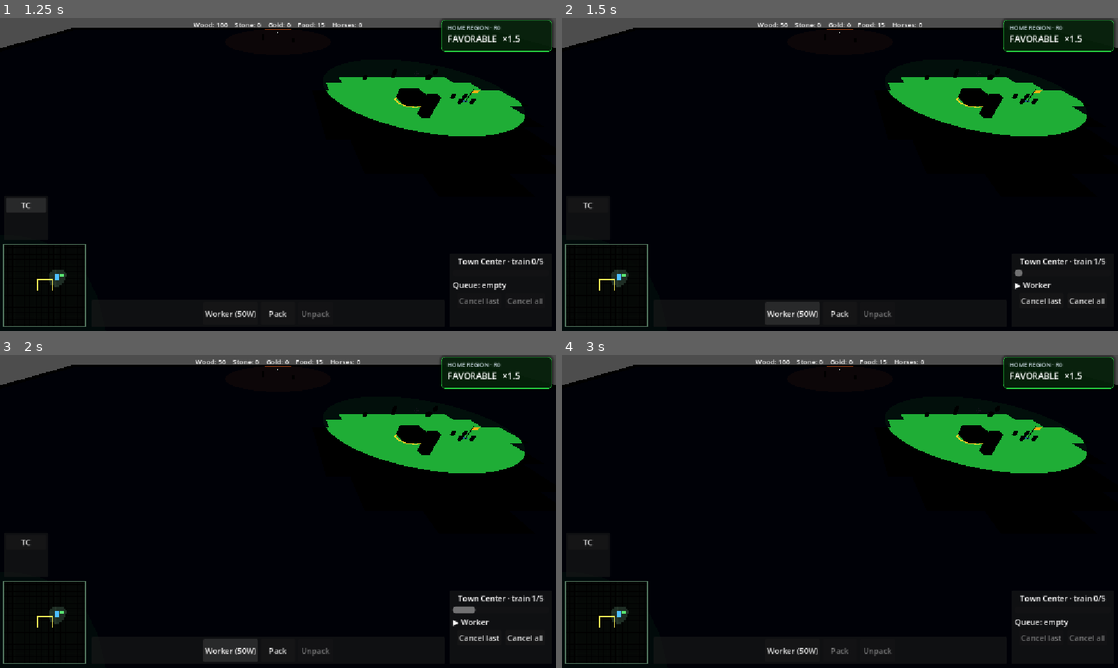
Above: before the commit, frames 1-4 (two rows, left to right).
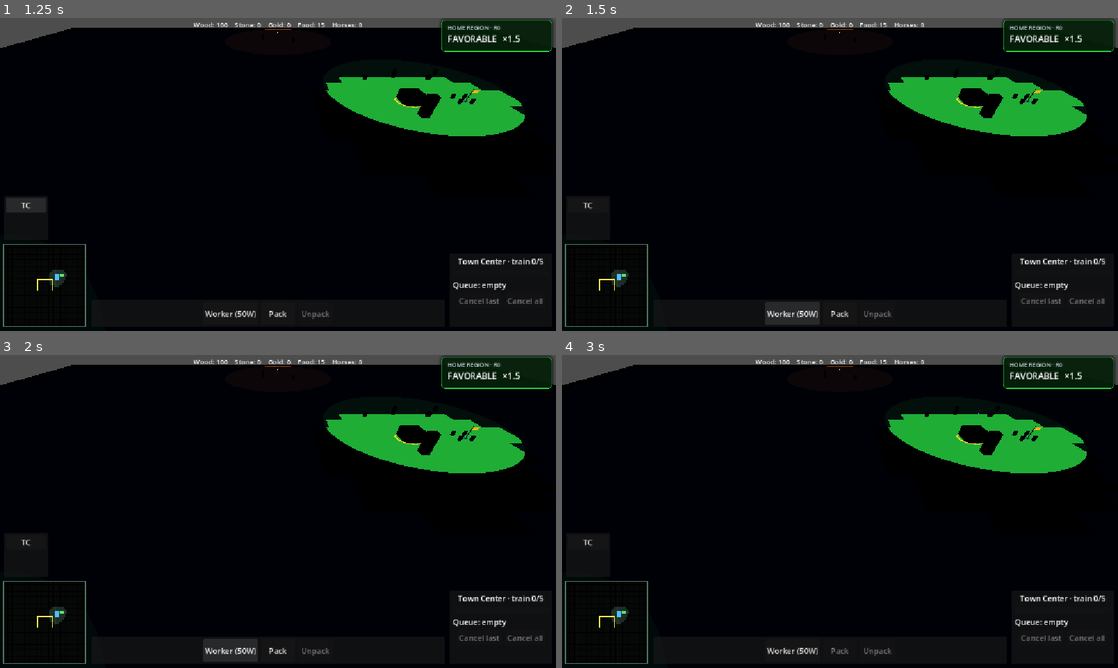
Above: after the commit, the same moments.

Repository: Ferrum-t/RTS-Game
Game: Godot game, scene res://Scenes/World/World.tscn
The game is run twice, just before and just after one commit, with the same random seed, the same clock (stepped at 60 frames per second) and the same inputs.
Inputs (mouse positions are in pixels of both pictures, inside the frame that each line leads up to):
- Up to frame 1 (1.25 s): click "TC" at 0.5 s
- Up to frame 2 (1.5 s): click "Worker (50W)" at 1.25 s
- Up to frame 3 (2 s): no input
- Up to frame 4 (3 s): click (1040, 636) at 2 s, where only the run before the commit has a clickable "Cancel last"; click "Pack" at 2.75 s

Frame 1 is identical in both runs. In frame 2, 0.5% of the frame differs, in the area x 34-98%, y 1-92%; in frame 3, 0.6%; in frame 4, less than 0.1%.

Commit message:
M21.1 TownCenter: worker food cost + queue refund

Diff:
--- a/Scripts/Buildings/TownCenter.gd
+++ b/Scripts/Buildings/TownCenter.gd
@@ -4,11 +4,13 @@
 
 ## Economy hub. Trains Workers only while DEPLOYED.
 ## M19.1: queue max 5, spend on enqueue, cancel last/all refund.
+## M21.1: Worker also costs Food; refund on cancel.
 
 const MAX_TRAIN_QUEUE := 5
 
 @export var worker_scene: PackedScene
 @export var worker_cost_wood: int = 50
+@export var worker_cost_food: int = 1
 @export var worker_train_time: float = 3.0
 
 var is_training: bool = false
@@ -17,23 +19,13 @@
 var _pending_scene: PackedScene = null
 var _pending_label: String = ""
 var _pending_cost_wood: int = 0
-## Waiting entries after current: {scene, time, label, cost_wood}
+var _pending_cost_food: int = 0
+## Waiting entries after current: {scene, time, label, cost_wood, cost_food}
 var _train_queue: Array = []
 
 
 func _ready() -> void:
-	is_lootable = true
-	loot_ratio = 0.5
-	if deployment_config == null:
-		deployment_config = DeploymentConfig.preset_town_center()
 	super()
-	add_to_group("Obstacle")
-	if worker_scene == null:
-		worker_scene = load("res://Scenes/Units/worker.tscn") as PackedScene
-	print("TownCenter ready at: ", global_position, " deployment=", deployment_state,
-		" pack=", pack_time, "s vuln=", vulnerability_multiplier)
-	if DebugFlags.BUILDING_HOTKEYS and OS.is_debug_build() and team_id == 0:
-		print("TownCenter debug keys: P=pack  M=move(8,0,5)  U=unpack")
 
 
 func _process(delta: float) -> void:
@@ -45,27 +37,7 @@
 
 
 func _unhandled_input(event: InputEvent) -> void:
-	if not DebugFlags.BUILDING_HOTKEYS:
-		return
-	if not OS.is_debug_build():
-		return
-	if team_id != 0:
-		return
-	if is_destroyed:
-		return
-	if not (event is InputEventKey and event.pressed and not event.echo):
-		return
-	var key := event as InputEventKey
-	match key.keycode:
-		KEY_P:
-			debug_pack()
-			get_viewport().set_input_as_handled()
-		KEY_M:
-			debug_move(Vector3(8.0, 0.0, 5.0))
-			get_viewport().set_input_as_handled()
-		KEY_U:
-			debug_unpack()
-			get_viewport().set_input_as_handled()
+	pass
 
 
 func get_train_pipeline_count() -> int:
@@ -79,12 +51,12 @@
 
 
 func get_queue_labels() -> Array:
-	var out: Array = []
+	var labels: Array = []
 	if is_training and _pending_label != "":
-		out.append(_pending_label)
+		labels.append(_pending_label)
 	for e in _train_queue:
-		out.append(str(e.get("label", "?")))
-	return out
+		labels.append(str(e.get("label", "?")))
+	return labels
 
 
 func try_train_worker() -> bool:
@@ -108,20 +80,27 @@
 	if rm == null:
 		return false
 
-	var cost: Dictionary = ResourceManager.make_cost(worker_cost_wood)
+	var cost: Dictionary = ResourceManager.make_cost(worker_cost_wood, 0, 0, worker_cost_food)
 	if not rm.spend(cost, team_id):
-		print("TownCenter: not enough wood for Worker (need ", worker_cost_wood, ") team=", team_id)
+		print(
+			"TownCenter: not enough resources for Worker (need W:",
+			worker_cost_wood, " F:", worker_cost_food, ") team=", team_id
+		)
 		return false
 
 	if not is_training:
-		_start_train(worker_scene, worker_train_time, "Worker", worker_cost_wood)
-		print("TownCenter: training Worker... (", worker_train_time, "s, cost ", worker_cost_wood, " wood)")
+		_start_train(worker_scene, worker_train_time, "Worker", worker_cost_wood, worker_cost_food)
+		print(
+			"TownCenter: training Worker... (", worker_train_time, "s, cost ",
+			worker_cost_wood, " wood + ", worker_cost_food, " food)"
+		)
 	else:
 		_train_queue.append({
 			"scene": worker_scene,
 			"time": worker_train_time,
 			"label": "Worker",
 			"cost_wood": worker_cost_wood,
+			"cost_food": worker_cost_food,
 		})
 		print("TownCenter: queued Worker (queue=", _train_queue.size(), " pipeline=", get_train_pipeline_count(), ")")
 	return true
@@ -130,12 +109,12 @@
 func cancel_train_last() -> bool:
 	if not _train_queue.is_empty():
 		var e: Dictionary = _train_queue.pop_back()
-		_refund_wood(int(e.get("cost_wood", 0)))
-		print("TownCenter: cancel last queued Worker refund=", e.get("cost_wood", 0))
+		_refund_train_cost(int(e.get("cost_wood", 0)), int(e.get("cost_food", 0)))
+		print("TownCenter: cancel last queued Worker refund W=", e.get("cost_wood", 0), " F=", e.get("cost_food", 0))
 		return true
 	if is_training:
-		_refund_wood(_pending_cost_wood)
-		print("TownCenter: cancel current Worker refund=", _pending_cost_wood)
+		_refund_train_cost(_pending_cost_wood, _pending_cost_food)
+		print("TownCenter: cancel current Worker refund W=", _pending_cost_wood, " F=", _pending_cost_food)
 		_clear_active_train()
 		_start_next_from_queue()
 		return true
@@ -146,10 +125,10 @@
 	var any := false
 	while not _train_queue.is_empty():
 		var e: Dictionary = _train_queue.pop_back()
-		_refund_wood(int(e.get("cost_wood", 0)))
+		_refund_train_cost(int(e.get("cost_wood", 0)), int(e.get("cost_food", 0)))
 		any = true
 	if is_training:
-		_refund_wood(_pending_cost_wood)
+		_refund_train_cost(_pending_cost_wood, _pending_cost_food)
 		_clear_active_train()
 		any = true
 	if any:
@@ -157,13 +136,14 @@
 	return any
 
 
-func _start_train(scene: PackedScene, t: float, label: String, cost_wood: int) -> void:
+func _start_train(scene: PackedScene, t: float, label: String, cost_wood: int, cost_food: int = 0) -> void:
 	is_training = true
 	train_time_total = t
 	train_timer = t
 	_pending_scene = scene
 	_pending_label = label
 	_pending_cost_wood = cost_wood
+	_pending_cost_food = cost_food
 
 
 func _clear_active_train() -> void:
@@ -173,6 +153,7 @@
 	_pending_scene = null
 	_pending_label = ""
 	_pending_cost_wood = 0
+	_pending_cost_food = 0
 
 
 func _start_next_from_queue() -> void:
@@ -183,17 +164,20 @@
 		e.get("scene") as PackedScene,
 		float(e.get("time", worker_train_time)),
 		str(e.get("label", "Worker")),
-		int(e.get("cost_wood", worker_cost_wood))
+		int(e.get("cost_wood", worker_cost_wood)),
+		int(e.get("cost_food", worker_cost_food))
 	)
 	print("TownCenter: starting next from queue → ", _pending_label)
 
 
-func _refund_wood(amount: int) -> void:
-	if amount <= 0:
-		return
+func _refund_train_cost(wood_amt: int, food_amt: int = 0) -> void:
 	var rm := get_node_or_null("/root/ResourceManager")
-	if rm:
-		rm.add_wood(amount, team_id)
+	if rm == null:
+		return
+	if wood_amt > 0:
+		rm.add_wood(wood_amt, team_id)
+	if food_amt > 0:
+		rm.add_food(food_amt, team_id)
 
 
 func _finish_training() -> void:
